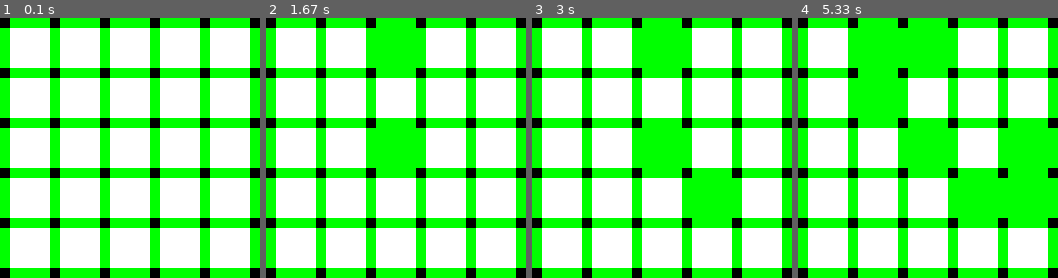
Above: before the commit, frames 1-4 (left to right).
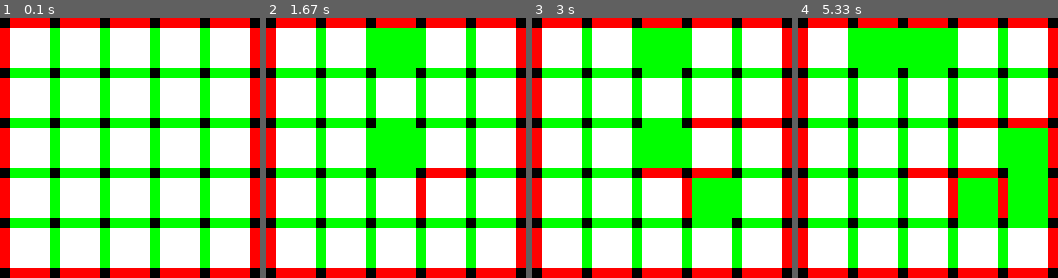
Above: after the commit, the same moments.

Repository: chriskok/ThePuzzlePressTools
Game: pygame game, started from SolutionSpaceSolver/pygame_test.py
Two runs of this game, one before a commit and one after it. Both use one fixed random seed, a clock stepped at 60 frames per second and the inputs below.
Inputs (mouse positions are in pixels of both pictures, inside the frame that each line leads up to):
- Up to frame 1 (0.1 s): no input
- Up to frame 2 (1.67 s): click (396, 148) at 0.38 s; click (422, 205) at 0.72 s; click (427, 168) at 1.05 s; click (401, 59) at 1.38 s
- Up to frame 3 (3 s): click (664, 174) at 1.72 s; click (729, 189) at 2.05 s; click (729, 124) at 2.38 s; click (755, 127) at 2.72 s
- Up to frame 4 (5.33 s): click (1019, 197) at 3.05 s; click (938, 137) at 3.38 s; click (870, 101) at 3.72 s; click (998, 176) at 4.05 s; click (886, 62) at 4.38 s; click (1019, 142) at 4.72 s; click (878, 85) at 5.05 s

The runs differ from the first frame. In frame 1, 12% of the frame differs, in the area x 0-100%, y 0-100%; in frame 2, 13%; in frame 3, 15%; in frame 4, 20%.

Commit message:
Updated pygame test

Diff:
--- a/SolutionSpaceSolver/pygame_test.py
+++ b/SolutionSpaceSolver/pygame_test.py
@@ -1,12 +1,7 @@
 """
- Example program to show using an array to back a grid on-screen.
-
  Sample Python/Pygame Programs
  Simpson College Computer Science
  http://programarcadegames.com/
- http://simpson.edu/computer-science/
-
- Explanation video: http://youtu.be/mdTeqiWyFnc
 """
 import pygame
 
@@ -35,6 +30,24 @@
     for column in range(GRID_SIZE):
         grid[row].append(0)  # Append a cell
 
+side_grid = []
+for row in range(GRID_SIZE):
+    side_grid.append([])
+    for column in range(GRID_SIZE + 1):
+        if (column == 0 or column == GRID_SIZE):
+            side_grid[row].append(1)
+        else:
+            side_grid[row].append(0)  # Append a cell
+
+bottom_grid = []
+for row in range(GRID_SIZE + 1):
+    bottom_grid.append([])
+    for column in range(GRID_SIZE):
+        if (row == 0 or row == GRID_SIZE):
+            bottom_grid[row].append(1)
+        else:
+            bottom_grid[row].append(0)  # Append a cell
+
 # Initialize pygame
 pygame.init()
 
@@ -59,20 +72,37 @@
         elif event.type == pygame.MOUSEBUTTONDOWN:
             # User clicks the mouse. Get the position
             pos = pygame.mouse.get_pos()
-            # Change the x/y screen coordinates to grid coordinates
-            column = pos[0] // (WIDTH + MARGIN)
-            row = pos[1] // (HEIGHT + MARGIN)
 
             if ((pos[0] // MARGIN) % ((WIDTH + MARGIN) / MARGIN) == 0):
+                row = pos[1] // (HEIGHT + MARGIN)
+                column = int((pos[0] // MARGIN) // ((WIDTH + MARGIN) / MARGIN))
+
+                print("Click side", pos, "Grid coordinates: ", row, column)
+                if (side_grid[row][column] == 0):
+                    side_grid[row][column] = 1
+                else:
+                    side_grid[row][column] = 0
+            elif ((pos[1] // MARGIN) % ((HEIGHT + MARGIN) / MARGIN) == 0):
+                row = int((pos[1] // MARGIN) // ((HEIGHT + MARGIN) / MARGIN))
+                column = pos[0] // (WIDTH + MARGIN)
+
+                print("Click bottom", pos, "Grid coordinates: ", row, column)
+                if (bottom_grid[row][column] == 0):
+                    bottom_grid[row][column] = 1
+                else:
+                    bottom_grid[row][column] = 0
+            else:
+                # Change the x/y screen coordinates to grid coordinates
+                column = pos[0] // (WIDTH + MARGIN)
+                row = pos[1] // (HEIGHT + MARGIN)
+
+                # Set that location to one
+                # grid[row][column] = 1
                 print("Click ", pos, "Grid coordinates: ", row, column)
-                print("CLICKED SIDE")
-            elif ((pos[1] // MARGIN) % ((HEIGHT + MARGIN) / MARGIN) == 0):
-                print("Click ", pos, "Grid coordinates: ", row, column)
-                print("CLICKED BOTTOM")
-            else:
-                # Set that location to one
-                grid[row][column] = 1
-                print("Click ", pos, "Grid coordinates: ", row, column)
+                if (grid[row][column] == 0):
+                    grid[row][column] = 1
+                else:
+                    grid[row][column] = 0
 
     # Set the screen background
     screen.fill(BLACK)
@@ -93,8 +123,8 @@
     for row in range(GRID_SIZE):
         for column in range(0, GRID_SIZE + 1):
             color = GREEN
-            # if grid[row][column] == 1:
-            #     color = RED
+            if side_grid[row][column] == 1:
+                color = RED
             pygame.draw.rect(screen,
                              color,
                              [(MARGIN + WIDTH) * column,
@@ -106,8 +136,8 @@
     for row in range(0, GRID_SIZE + 1):
         for column in range(GRID_SIZE):
             color = GREEN
-            # if grid[row][column] == 1:
-            #     color = RED
+            if bottom_grid[row][column] == 1:
+                color = RED
             pygame.draw.rect(screen,
                              color,
                              [(MARGIN + WIDTH) * column + MARGIN,
